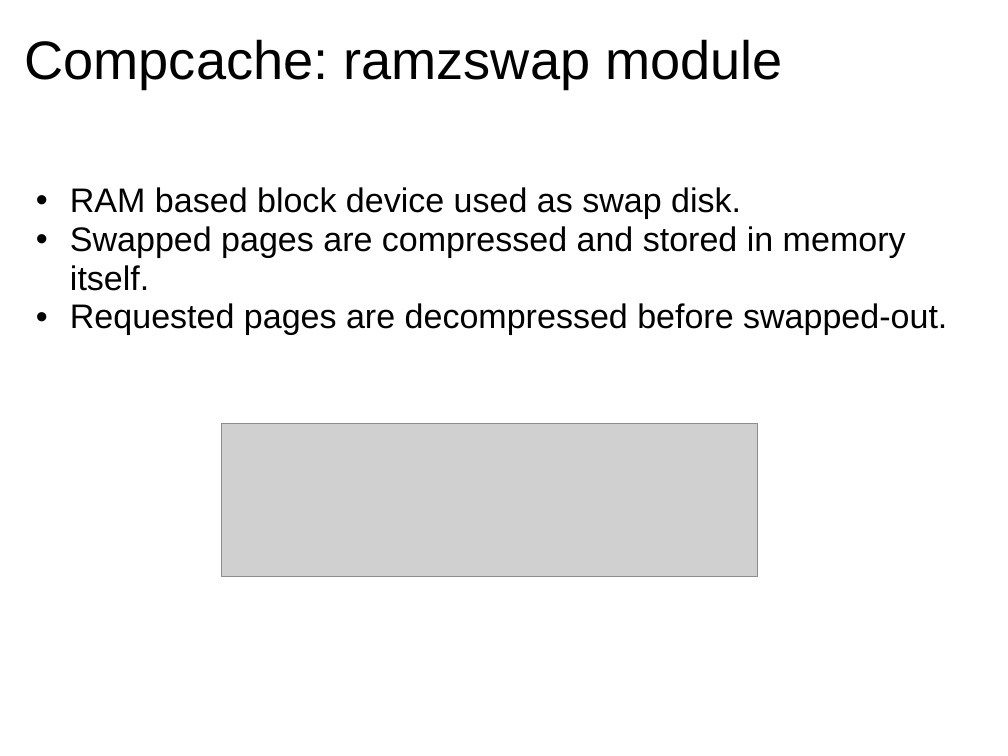
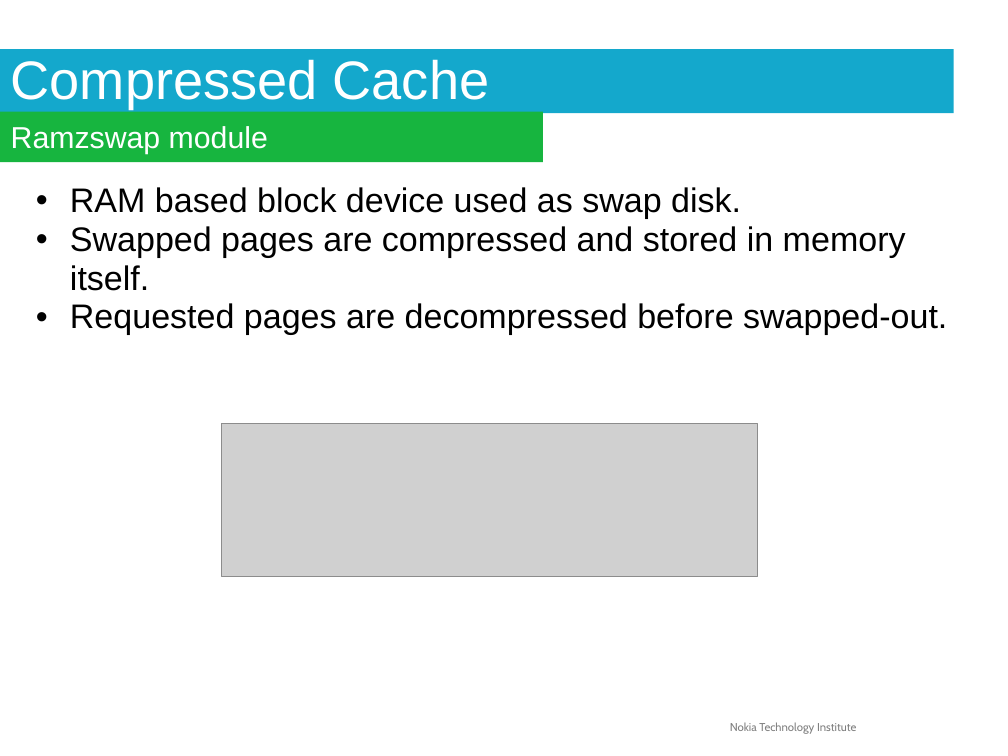
Before and after one commit to briglia/LinuxCon2011, a slide deck: slide 7 of linuxcon2011.odp (slide 6 before the commit). Drawn at 1008x756 pixels with LibreOffice and Linux fonts; fonts in the diff are those of the drawing; grey boxes stand for pictures; background and template pictures are left out. Boxes give left, top, right and bottom in pixels: in the first picture for what was removed or moved away, otherwise in the second. Text is boxed around its words. In the diff, an @@ line names an element or a change of style, - is before the commit and + after.

```diff
--- a/linuxcon2011.odp
+++ b/linuxcon2011.odp
@@ title added at (x1=0, y1=49, x2=954, y2=113), fill #14A8CC, 43 pt, text #FFFFFF @@
+Compressed Cache
@@ title removed at (x1=25, y1=39, x2=783, y2=89) @@
-Compcache: ramzswap module
@@ rectangle added at (x1=0, y1=112, x2=543, y2=162), fill #17B53F, 24 pt, text #FFFFFF @@
+Ramzswap module
@@ text added at (x1=730, y1=722, x2=856, y2=734), 9 pt, text #7F7F7F @@
+Nokia Technology Institute
```
Also in this commit, not shown: 30 other slides changed, 1 slide added.
